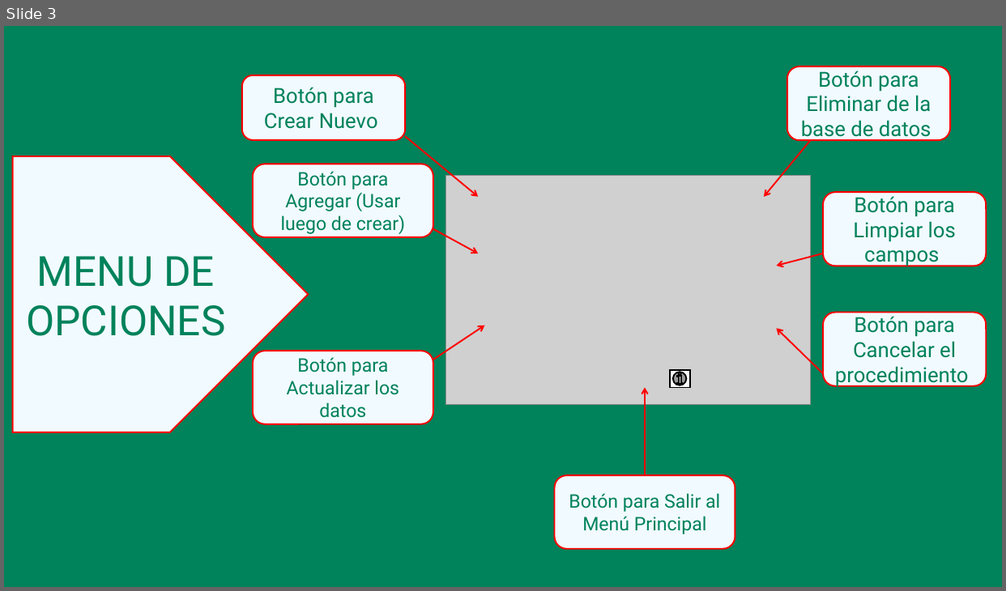
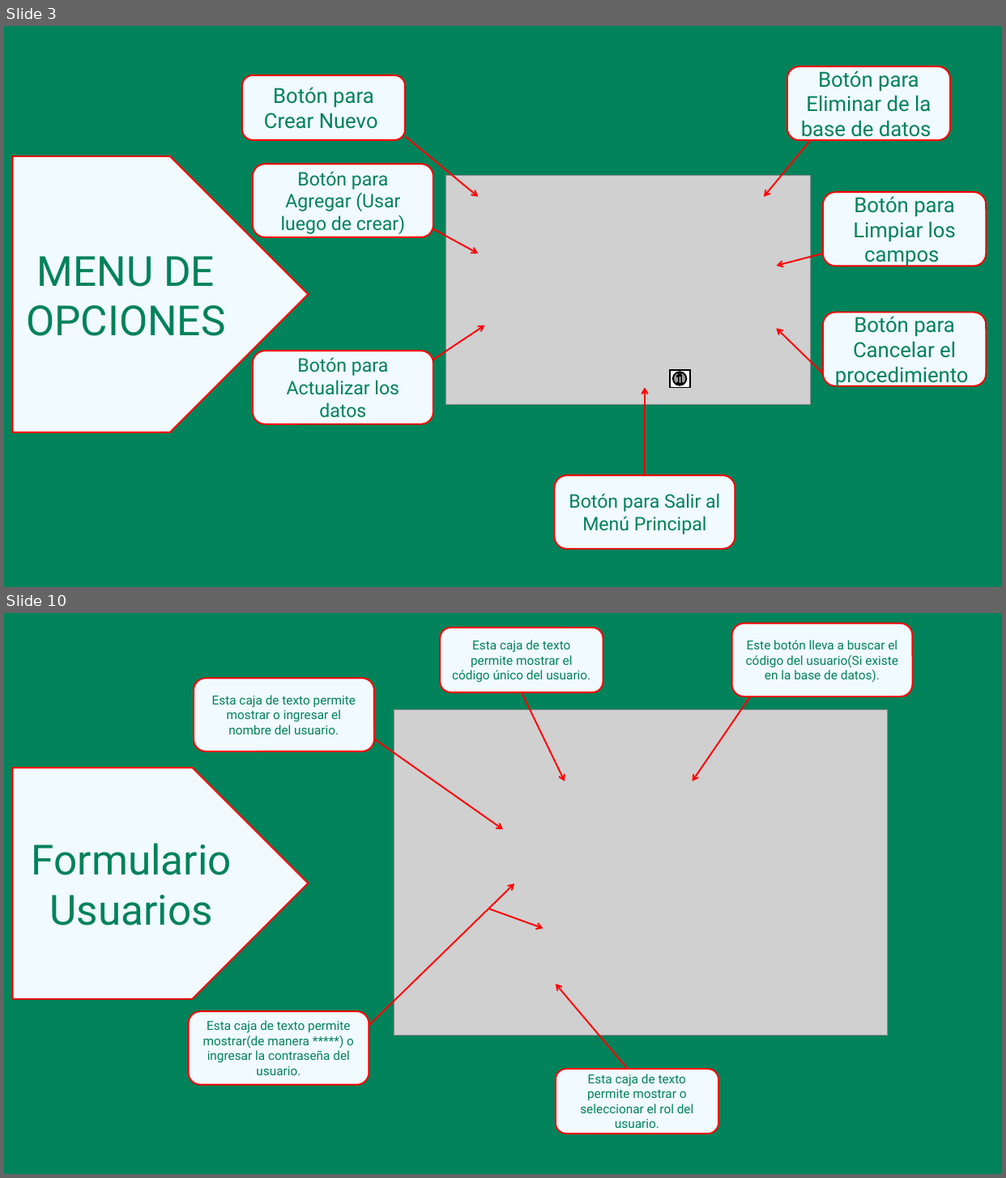
Before and after one commit to SamuelMedina07/ProyectoColegioSala1, a slide deck: ManualUsuario.pptx. Shown one above the other, each under a label of ours: slide 3 before the commit, slides 3 and 10 after it; the slides between them are not shown. The pictures are 1006x591 and 1006x1178 pixels, drawn with LibreOffice and Linux fonts; fonts in the diff are those of the drawing; grey boxes stand for pictures. Boxes give left, top, right and bottom in pixels: in the first picture for what was removed or moved away, otherwise in the second. Text is boxed around its words. In the diff, an @@ line names an element or a change of style, - is before the commit and + after.

Commit message:
Update en manual de usuario

```diff
--- a/ManualUsuario.pptx
+++ b/ManualUsuario.pptx
@@ slide 10 added at bbox=[4, 613, 1002, 1174], background #00825A @@
@@ rounded rectangle added at bbox=[441, 628, 603, 692], fill #F1FAFF, outline #FF0000 1.5 pt, 12 pt, text #00825A @@
+Esta caja de texto permite mostrar el código único del usuario.
@@ rounded rectangle added at bbox=[732, 624, 913, 697], fill #F1FAFF, outline #FF0000 1.5 pt, 12 pt, text #00825A @@
+Este botón lleva a buscar el código del usuario(Si existe en la base de datos).
@@ rounded rectangle added at bbox=[194, 678, 374, 752], fill #F1FAFF, outline #FF0000 1.5 pt, 12 pt, text #00825A @@
+Esta caja de texto permite mostrar o ingresar el nombre del usuario.
@@ picture added at bbox=[394, 709, 888, 1036] @@
@@ arrow added from (522, 692) to (565, 781), #FF0000 1.5 pt @@
@@ arrow added from (750, 697) to (692, 781), #FF0000 1.5 pt @@
@@ arrow added from (374, 739) to (503, 829), #FF0000 1.5 pt @@
@@ pentagon arrow added at bbox=[12, 768, 308, 999], fill #F1FAFF, outline #FF0000 1.5 pt, 40 pt, text #00825A @@
+Formulario Usuarios
@@ arrow added from (369, 1025) to (514, 884), #FF0000 1.5 pt @@
@@ arrow added from (490, 909) to (543, 929), #FF0000 1.5 pt @@
@@ arrow added from (628, 1069) to (556, 984), #FF0000 1.5 pt @@
@@ rounded rectangle added at bbox=[188, 1012, 368, 1085], fill #F1FAFF, outline #FF0000 1.5 pt, 12 pt, text #00825A @@
+Esta caja de texto permite mostrar(de manera *****) o ingresar la contraseña del usuario.
@@ rounded rectangle added at bbox=[556, 1069, 719, 1134], fill #F1FAFF, outline #FF0000 1.5 pt, 12 pt, text #00825A @@
+Esta caja de texto permite mostrar o seleccionar el rol del usuario.
```
Also in this commit, not shown: 1 slide changed, 8 other slides added.
